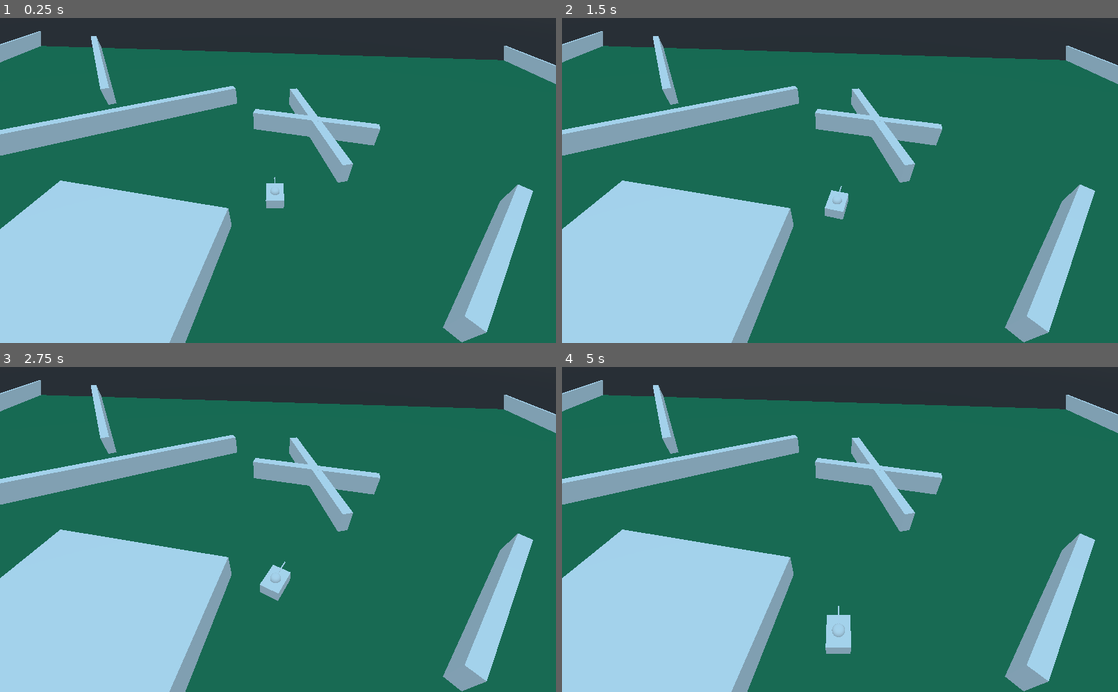
Above: before the commit, frames 1-4 (two rows, left to right).
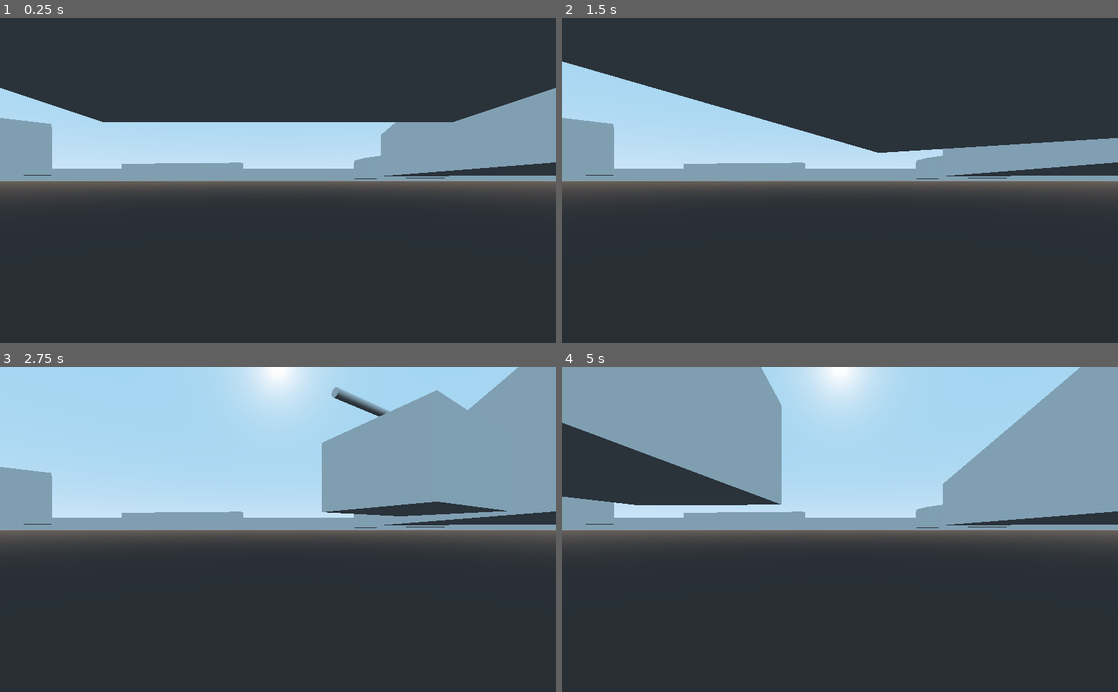
Above: after the commit, the same moments.

Repository: Joe676/Largely-Untitled-Tank-Game
Game: Godot game, scene res://Levels/LevelProto.tscn
Two runs of this game, one before a commit and one after it. Both use one fixed random seed, a clock stepped at 60 frames per second and the inputs below. The project has no main scene, so this scene is started directly.
Inputs:
- Up to frame 1 (0.25 s): no input
- Up to frame 2 (1.5 s): tap Enter at 0.5 s; hold D (Right) 0.53-1.28 s; hold S (Back) from 1.28 s (still down)
- Up to frame 3 (2.75 s): release S (Back) at 2.03 s; hold D (Right) from 2.03 s (still down)
- Up to frame 4 (5 s): release D (Right) at 2.78 s; hold W (Forward) 2.78-3.53 s; hold A (Left) from 3.53 s (still down)

The runs differ from the first frame. In frame 1, 88% of the frame differs, in the area x 0-100%, y 4-100%; in frame 2, 89%; in frame 3, 97%; in frame 4, 97%, in the area x 0-100%, y 0-100%.

Commit message:
Proper steering; broken camera

Diff:
--- a/Godot Files/Levels/LevelProto.tscn
+++ b/Godot Files/Levels/LevelProto.tscn
@@ -43,6 +43,8 @@
 [node name="World" type="Spatial"]
 
 [node name="Tank" parent="." instance=ExtResource( 1 )]
+
+[node name="CameraTarget" type="Node" parent="Tank"]
 
 [node name="PrototypeLevel" type="Spatial" parent="."]
 
@@ -152,6 +154,7 @@
 height = 6.00392
 depth = 17.1564
 
-[node name="Camera" type="Camera" parent="."]
-transform = Transform( -0.999504, 1.86172e-09, 0.0314979, 0.0220246, 0.714888, 0.698892, -0.0225175, 0.699239, -0.714533, 0.712578, 31.1871, -26.6579 )
+[node name="InterpolatedCamera" type="InterpolatedCamera" parent="."]
 current = true
+target = NodePath("../Tank/CameraTarget")
+enabled = true
--- a/Godot Files/Player/TankProto.gd
+++ b/Godot Files/Player/TankProto.gd
@@ -12,7 +12,7 @@
 
 	if Input.is_action_pressed("Forward"):
 		#Move forward
-		velocity = 10 * Vector3.FORWARD
+		velocity.z += 10
 
 	if Input.is_action_pressed("Back"):
 		#Move back
@@ -20,13 +20,13 @@
 
 	if Input.is_action_pressed("Left"):
 		#Turn left
-		angular_velocity += 20
+		angular_velocity += 40
 
 	if Input.is_action_pressed("Right"):
 		#Turn right
-		angular_velocity -= 20
+		angular_velocity -= 40
 
-	velocity = move_and_slide(velocity)
+	velocity = move_and_slide(velocity.rotated(Vector3(0, 1, 0), rotation.y))
 	if velocity.x != 0:
 		print("Tank position: " + str(transform.origin))
 		print("Model origin: " + str($Model.transform.origin))
